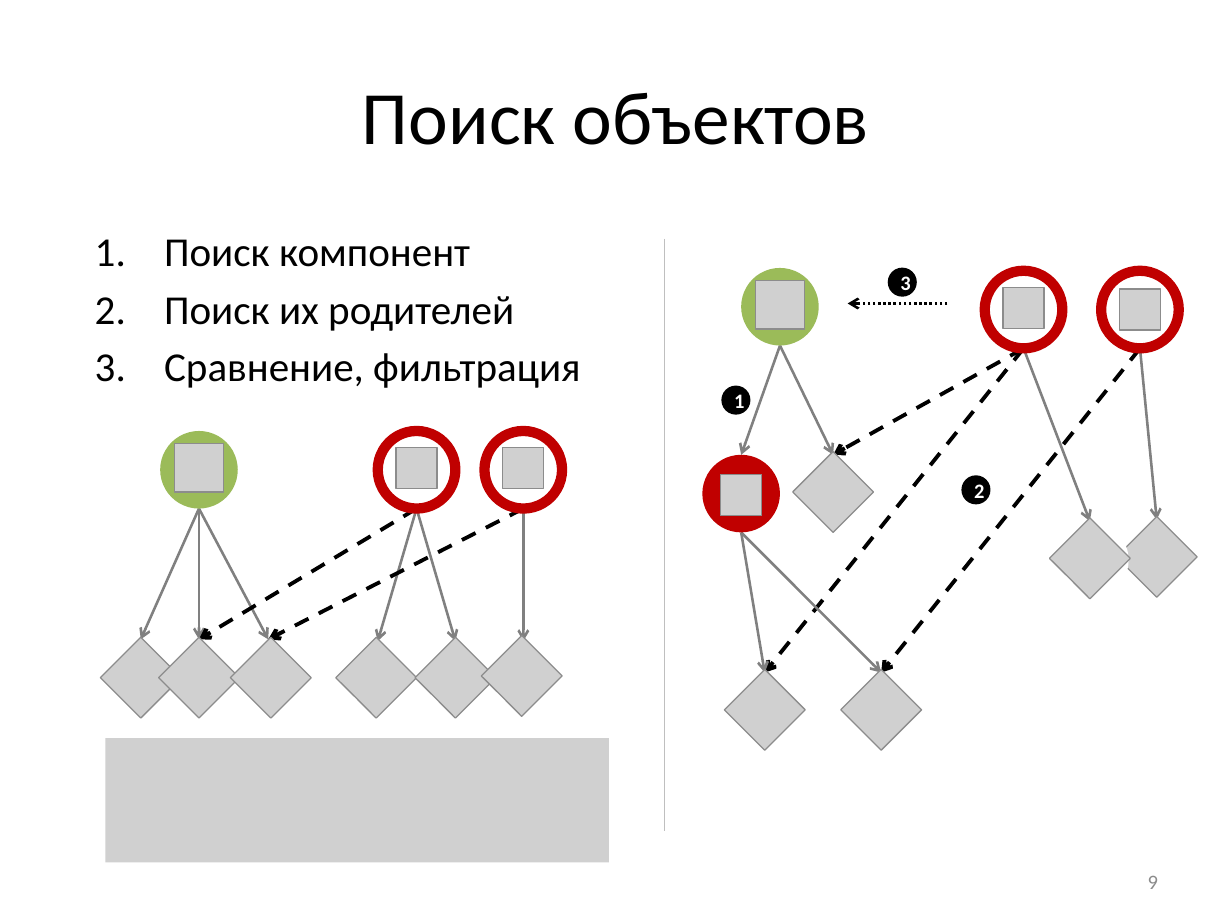
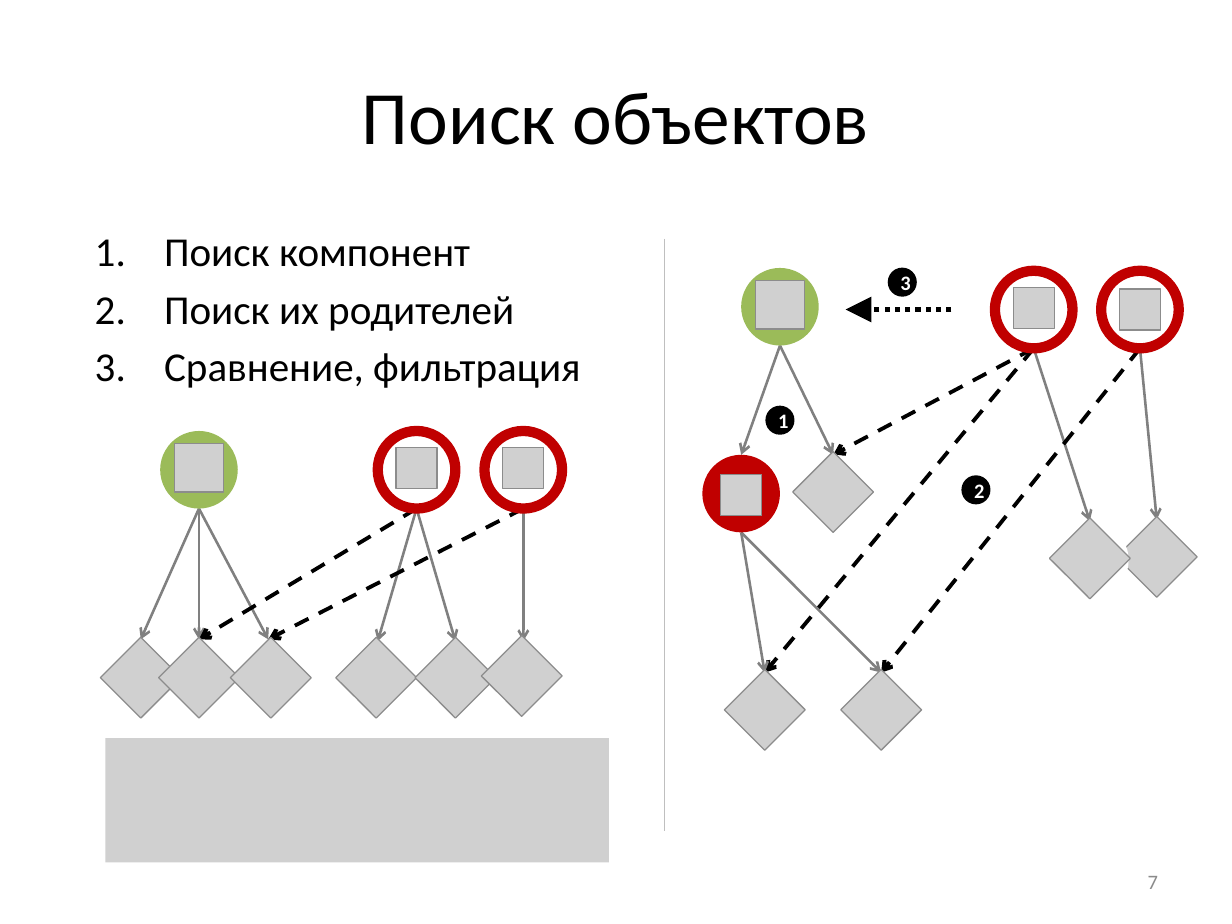
Before and after one commit to Otann/diploma, a slide deck: slide 7 of slides.pptx (slide 9 before the commit). Drawn at 1232x924 pixels with LibreOffice and Linux fonts; fonts in the diff are those of the drawing; grey boxes stand for pictures. Boxes give left, top, right and bottom in pixels: in the first picture for what was removed or moved away, otherwise in the second. Text is boxed around its words. In the diff, an @@ line names an element or a change of style, - is before the commit and + after.

```diff
--- a/slides.pptx
+++ b/slides.pptx
@@ ellipse: place and size @@
-ellipse at box(984, 271, 1062, 349)
+ellipse at box(995, 271, 1073, 349)
@@ picture: place and size @@
-picture at box(1003, 287, 1044, 328)
+picture at box(1013, 287, 1053, 328)
@@ arrow moved from (947, 303) - (848, 303) to (951, 309) - (845, 309) @@
@@ arrow (951, 309) - (845, 309): stroke #000000 1.5 pt dashed to #000000 3 pt dashed; arrowheads changed @@
@@ arrow moved from (1024, 349) - (765, 673) to (1034, 349) - (765, 673) @@
@@ arrow moved from (1024, 349) - (833, 455) to (1034, 349) - (833, 455) @@
@@ arrow moved from (1024, 349) - (1090, 521) to (1034, 349) - (1090, 521) @@
@@ ellipse "1": place and size @@
-ellipse "1" at box(722, 386, 752, 415)
+ellipse "1" at box(765, 405, 795, 435)
@@ page number at box(1148, 876, 1158, 889): text changed @@
-9
+7
```
Also in this commit, not shown: 8 other slides changed, 6 slides added, 6 slides removed, 4 other files.
